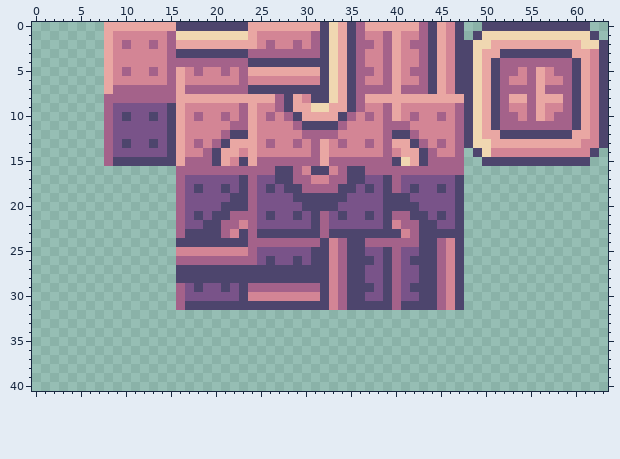
Edited in one commit: pixel-art sprite (TowerOfDreams/sprites/sWood/layers/29f7c209-5a43-4d19-8381-dcb9d7866e5c/faa1fe49-1e8b-4e2c-b952-9a2046ca4d07.png). The picture above was drawn from the file before the commit.
The file is 64x64 pixels. Shown: x 0..63, y 0..40.
After:
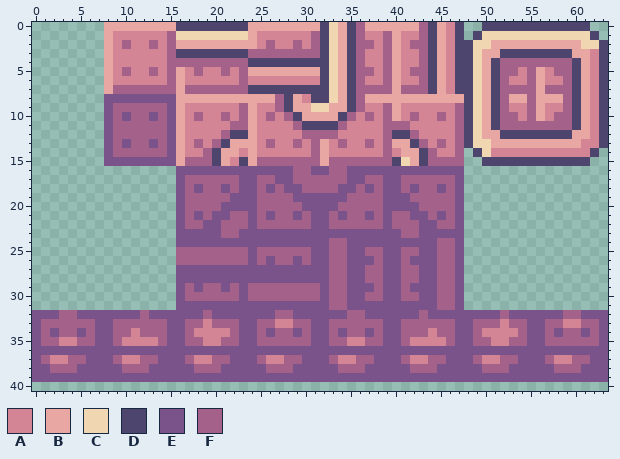
Palette (. is transparent): A #d38595  B #e9a7a3  C #f0d7b1  D #4d456d  E #795389  F #a4628a
Change:
y 8: x 8..15 FFFFFFFF -> EEEEEEEE
y 9: x 8..15 FEEEEEED -> EFFFFFFE
y 10: x 8..15 FEDEEDED -> EFEFFEFE
y 11..12: x 8..15 FEEEEEED -> EFFFFFFE
y 13: x 8..15 FEDEEDED -> EFEFFEFE
y 14: x 8..15 FEEEEEED -> EFFFFFFE
y 15: x 8..15 FDDDDDDD -> EEEEEEEE
y 16: x 16..28 FFFFFFFFFFFDD -> EEEEEEEEEEEEE; x 30..33 ADDA -> FEEF; x 35..47 DDFFFFFFFFFFF -> EEEEEEEEEEEEE
y 17: x 16..28 FEEEEEEDFEEDD -> EFFFFFFEEFFEE; x 31..32 AA -> FF; x 35..47 DDEEDFEEEEEED -> EEFFEEFFFFFFE
y 18: x 16..29 FEDEEDEDFEDEDD -> EFEFFEFEEFEFEE; x 34..47 DDEDEDFEDEEDED -> EEFEFEEFEFFEFE
y 19: x 16..47 FEEEEEDDFEEEEDDDDDDEEEEDDDEEEEED -> EFFFFFEEEFFFFEEEEEEFFFFEEEFFFFFE
y 20: x 16..47 FEEEEDDDFEEEEEDDDDEEEEEDDDDEEEED -> EFFFFEEEEFFFFFEEEEFFFFFEEEEFFFFE
y 21: x 16..21 FEDEDD -> EFEFEE; x 24..39 FEDEEDEDFEDEEDED -> EFEFFEFEEFEFFEFE; x 42..47 DDEDED -> EEFEFE
y 22: x 16..20 FEEDD -> EFFEE; x 23..40 AFEEEEEEDFEEEEEEDA -> FEFFFFFFEEFFFFFFEF; x 43..47 DDEED -> EEFFE
y 23: x 16..20 FDDDD -> EEEEE; x 22..41 ADFDDDDDDDFDDDDDDDDA -> FEEEEEEEEEEEEEEEEEEF; x 43..47 DDDDD -> EEEEE
y 24: x 16..33 DDDDDDDDFFFFFFFFDA -> EEEEEEEEEEEEEEEEEF; x 35..44 DDFFFFFFDD -> EEEEEEEEEE; x 46..47 AD -> FE
y 25: x 16..33 AAAAAAAAFEEEEEEDDA -> FFFFFFFFEFFFFFFEEF; x 35..44 DDEEDFEEDD -> EEFFEEFFEE; x 46..47 AD -> FE
y 26: x 24..33 FEDEEDEDDA -> EFEFFEFEEF; x 35..44 DDDEDFEDDD -> EEEFEEFEEE; x 46..47 AD -> FE
y 27..28: x 16..33 DDDDDDDDDDDDDDDDDA -> EEEEEEEEEEEEEEEEEF; x 35..44 DDEEDFEEDD -> EEFFEEFFEE; x 46..47 AD -> FE
y 29: x 16..23 FEDEEDED -> EFEFFEFE; x 32..33 DA -> EF; x 35..44 DDDEDFEDDD -> EEEFEEFEEE; x 46..47 AD -> FE
y 30: x 16..33 FEEEEEEDAAAAAAAADA -> EFFFFFFEFFFFFFFFEF; x 35..44 DDEEDFEEDD -> EEFFEEFFEE; x 46..47 AD -> FE
y 31: x 16..33 FDDDDDDDDDDDDDDDDA -> EEEEEEEEEEEEEEEEEF; x 35..44 DDDDDFDDDD -> EEEEEEEEEE; x 46..47 AD -> FE
y 32: x 0..63 ................................................................ -> EEEFFEEEEEEEFEEEEEEFEEEEEEEFFEEEEEEFFEEEEEEFEEEEEEEEFEEEEEEFFEEE
y 33: x 0..63 ................................................................ -> EFFFFFFEEFFFFFFEEFFAFFFEEFFAAFFEEFFFFFFEEFFFFFFEEFFFAFFEEFFAAFFE
y 34: x 0..63 ................................................................ -> EFEFFEFEEFFAFFFEEFAAAAFEEFEFFEFEEFEFFEFEEFFFAFFEEFAAAAFEEFEFFEFE
y 35: x 0..63 ................................................................ -> EFFAAFFEEFAAAAFEEFFAAFFEEFFFFFFEEFFAAFFEEFAAAAFEEFFAAFFEEFFFFFFE
y 36: x 0..63 ................................................................ -> EEEEEEEEEEEEEEEEEEEEEEEEEEEEEEEEEEEEEEEEEEEEEEEEEEEEEEEEEEEEEEEE
y 37: x 0..63 ................................................................ -> EFAAFFEEEFAAFFEEEFAAFFEEEFAAFFEEEFAAFFEEEFAAFFEEEFAAFFEEEFAAFFEE
y 38: x 0..63 ................................................................ -> EEFFFEEEEEFFFEEEEEFFFEEEEEFFFEEEEEFFFEEEEEFFFEEEEEFFFEEEEEFFFEEE
y 39: x 0..63 ................................................................ -> EEEEEEEEEEEEEEEEEEEEEEEEEEEEEEEEEEEEEEEEEEEEEEEEEEEEEEEEEEEEEEEE
